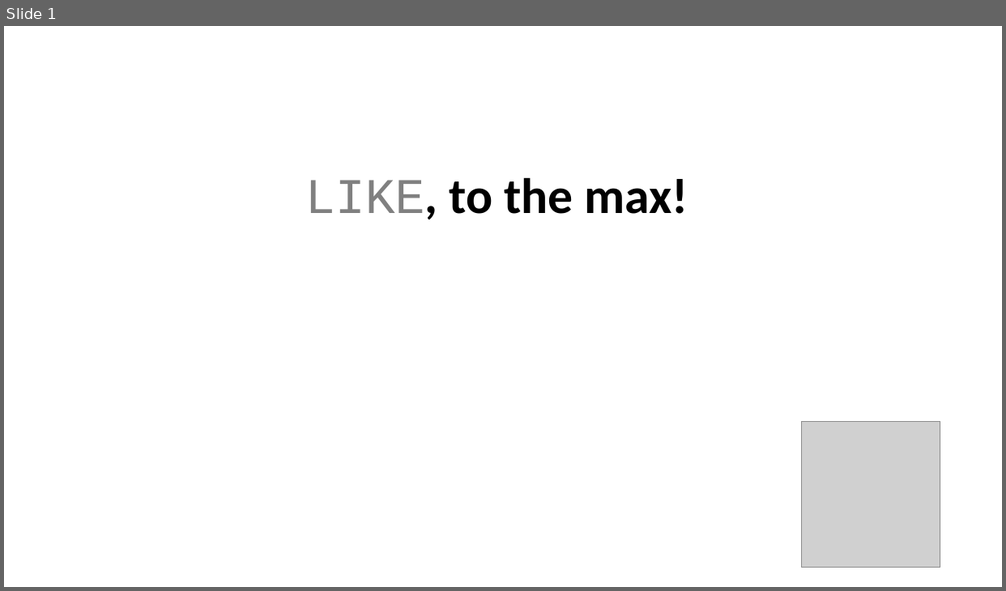
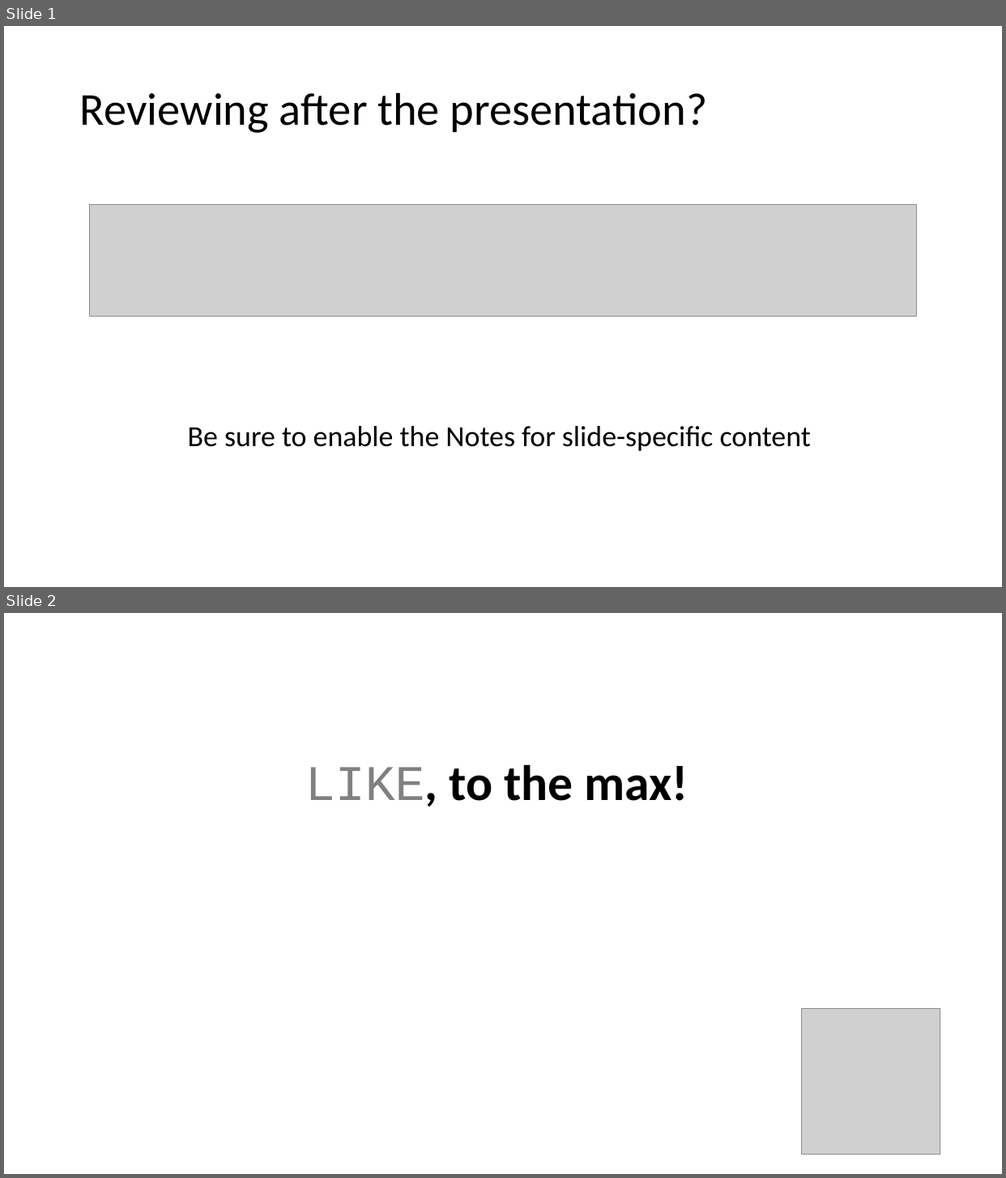
Before and after one commit to jbfoushee/MyPresentations, a slide deck: TSQL_LIKE_Operator/TSQL LIKE.pptx. Shown one above the other, each under a label of ours: slide 1 before the commit, slides 1 and 2 after it. The pictures are 1006x591 and 1006x1178 pixels, drawn with LibreOffice and Linux fonts; fonts in the diff are those of the drawing; grey boxes stand for pictures. Boxes give left, top, right and bottom in pixels: in the first picture for what was removed or moved away, otherwise in the second. Text is boxed around its words. In the diff, an @@ line names an element or a change of style, - is before the commit and + after.

```diff
--- a/TSQL_LIKE_Operator/TSQL LIKE.pptx
+++ b/TSQL_LIKE_Operator/TSQL LIKE.pptx
@@ slide 1 added at [4,26,1002,587], background #FFFFFF @@
@@ title added at [80,92,708,133], 44 pt, text #000000 @@
+Reviewing after the presentation?
@@ picture added at [90,205,917,317] @@
@@ text added at [188,426,811,451], 28 pt, text #000000 @@
+Be sure to enable the Notes for slide-specific content
@@ what was slide 1 is now slide 2 @@
```
Also in this commit, not shown: 5 other files.
